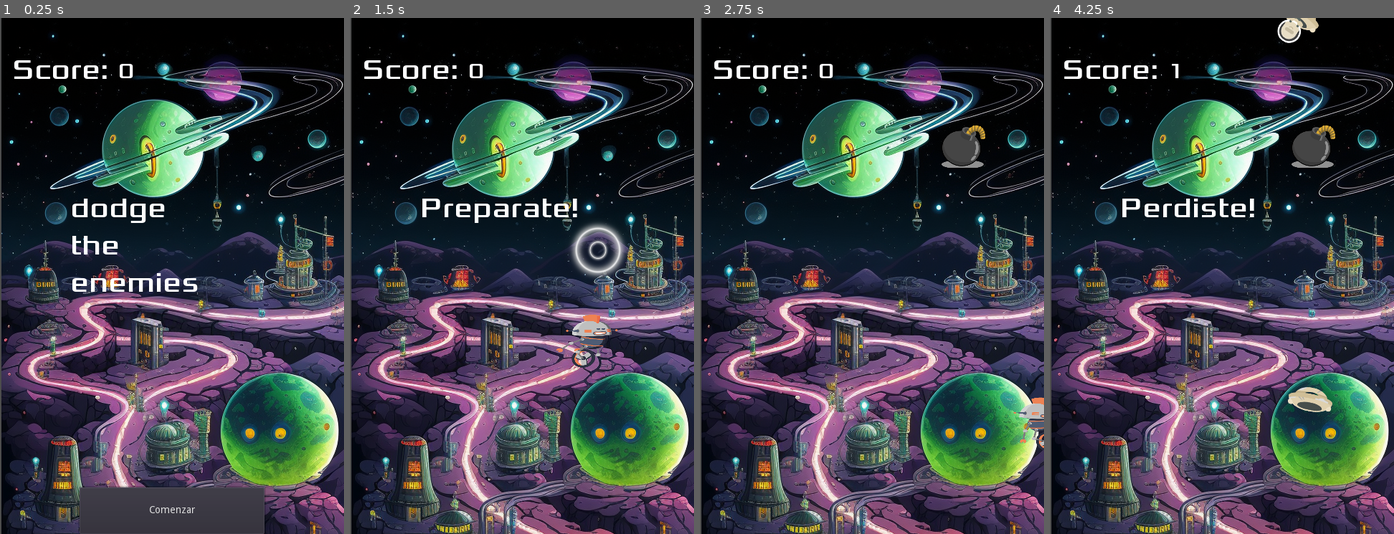
Above: before the commit, frames 1-4 (left to right).
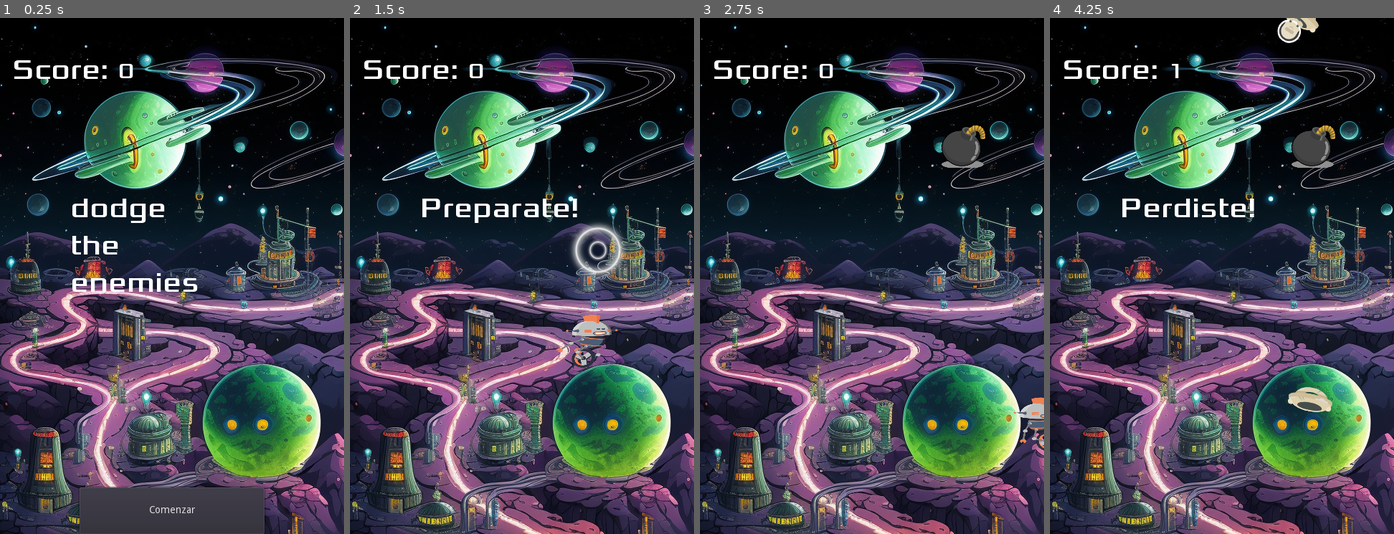
Above: after the commit, the same moments.

Repository: sebasval/game
Game: Godot game, scene res://Main.tscn
The game is run twice, just before and just after one commit, with the same random seed, the same clock (stepped at 60 frames per second) and the same inputs.
Inputs (mouse positions are in pixels of both pictures, inside the frame that each line leads up to):
- Up to frame 1 (0.25 s): no input
- Up to frame 2 (1.5 s): click "Comenzar" at 0.5 s; move the mouse to (597, 250) at 1.27 s; hold Right (move_right) from 1.28 s (still down); click (597, 250) at 1.42 s
- Up to frame 3 (2.75 s): release Right (move_right) at 2 s; drag from (803, 301) to (854, 379) at 2.02 s
- Up to frame 4 (4.25 s): move the mouse to (1256, 162) at 2.77 s; hold Right (move_right) 2.78-3.5 s; drag from (1204, 379) to (1118, 198) at 3.52 s

The runs differ from the first frame. In frame 1, 50% of the frame differs, in the area x 0-100%, y 0-100%; in frame 2, 53%; in frame 3, 53%; in frame 4, 53%.

Commit message:
change bullet and explotion design

Diff:
--- a/Bullet.tscn
+++ b/Bullet.tscn
@@ -1,19 +1,28 @@
-[gd_scene load_steps=6 format=2]
+[gd_scene load_steps=14 format=2]
 
-[ext_resource path="res://art/bullet2.png" type="Texture" id=1]
-[ext_resource path="res://art/bullet1.png" type="Texture" id=2]
+[ext_resource path="res://art/Missile_3_Flying_000.png" type="Texture" id=1]
+[ext_resource path="res://art/Missile_3_Flying_001.png" type="Texture" id=2]
 [ext_resource path="res://Bullet.gd" type="Script" id=3]
+[ext_resource path="res://art/Missile_3_Flying_002.png" type="Texture" id=4]
+[ext_resource path="res://art/Missile_3_Flying_003.png" type="Texture" id=5]
+[ext_resource path="res://art/Missile_3_Flying_004.png" type="Texture" id=6]
+[ext_resource path="res://art/Missile_3_Flying_006.png" type="Texture" id=7]
+[ext_resource path="res://art/Missile_3_Flying_005.png" type="Texture" id=8]
+[ext_resource path="res://art/Missile_3_Flying_009.png" type="Texture" id=9]
+[ext_resource path="res://art/Missile_3_Flying_007.png" type="Texture" id=10]
+[ext_resource path="res://art/Missile_3_Flying_008.png" type="Texture" id=11]
 
 [sub_resource type="SpriteFrames" id=1]
 animations = [ {
-"frames": [ ExtResource( 2 ), ExtResource( 1 ) ],
+"frames": [ ExtResource( 1 ), ExtResource( 2 ), ExtResource( 4 ), ExtResource( 5 ), ExtResource( 6 ), ExtResource( 8 ), ExtResource( 7 ), ExtResource( 10 ), ExtResource( 11 ), ExtResource( 9 ) ],
 "loop": true,
 "name": "default",
-"speed": 2.0
+"speed": 60.0
 } ]
 
-[sub_resource type="CircleShape2D" id=2]
-radius = 16.0
+[sub_resource type="SegmentShape2D" id=2]
+a = Vector2( 0, -122.949 )
+b = Vector2( 0, 43.9104 )
 
 [node name="Bullet" type="RigidBody2D"]
 collision_layer = 4
@@ -22,10 +31,11 @@
 
 [node name="AnimatedSprite" type="AnimatedSprite" parent="."]
 position = Vector2( 157, 94 )
-rotation = 1.5708
-scale = Vector2( 0.0932327, 0.0860855 )
+rotation = 3.14159
+scale = Vector2( 0.243108, 0.14608 )
 frames = SubResource( 1 )
 
 [node name="CollisionShape2D" type="CollisionShape2D" parent="."]
-position = Vector2( 157, 115 )
+position = Vector2( 157, 112 )
+scale = Vector2( 11.9999, 0.455473 )
 shape = SubResource( 2 )
--- a/Main.tscn
+++ b/Main.tscn
@@ -33,10 +33,10 @@
 bullet_scene = ExtResource( 17 )
 
 [node name="TextureRect" type="TextureRect" parent="."]
-margin_left = 2.0
-margin_top = -2.0
-margin_right = 1026.0
-margin_bottom = 1022.0
+margin_left = -23.0
+margin_top = -14.0
+margin_right = 1001.0
+margin_bottom = 1010.0
 texture = ExtResource( 5 )
 
 [node name="VirtualJoystick" type="Node2D" parent="."]
--- a/explosion.tscn
+++ b/explosion.tscn
@@ -1,28 +1,43 @@
-[gd_scene load_steps=18 format=2]
+[gd_scene load_steps=33 format=2]
 
-[ext_resource path="res://art/e_0008.png" type="Texture" id=1]
-[ext_resource path="res://art/e_0003.png" type="Texture" id=2]
-[ext_resource path="res://art/e_0009.png" type="Texture" id=3]
-[ext_resource path="res://art/e_0006.png" type="Texture" id=4]
-[ext_resource path="res://art/e_0002.png" type="Texture" id=5]
-[ext_resource path="res://art/e_0014.png" type="Texture" id=6]
+[ext_resource path="res://art/explotion/0003.png" type="Texture" id=1]
+[ext_resource path="res://art/explotion/0012.png" type="Texture" id=2]
+[ext_resource path="res://art/explotion/0019.png" type="Texture" id=3]
+[ext_resource path="res://art/explotion/0027.png" type="Texture" id=4]
+[ext_resource path="res://art/explotion/0010.png" type="Texture" id=5]
+[ext_resource path="res://art/explotion/0021.png" type="Texture" id=6]
 [ext_resource path="res://Explosion.gd" type="Script" id=7]
-[ext_resource path="res://art/e_0007.png" type="Texture" id=8]
-[ext_resource path="res://art/e_0010.png" type="Texture" id=9]
-[ext_resource path="res://art/e_0015.png" type="Texture" id=10]
-[ext_resource path="res://art/e_0004.png" type="Texture" id=11]
-[ext_resource path="res://art/e_0012.png" type="Texture" id=12]
-[ext_resource path="res://art/e_0011.png" type="Texture" id=13]
-[ext_resource path="res://art/e_0005.png" type="Texture" id=14]
-[ext_resource path="res://art/e_0013.png" type="Texture" id=15]
-[ext_resource path="res://art/e_0001.png" type="Texture" id=16]
+[ext_resource path="res://art/explotion/0013.png" type="Texture" id=8]
+[ext_resource path="res://art/explotion/0030.png" type="Texture" id=9]
+[ext_resource path="res://art/explotion/0028.png" type="Texture" id=10]
+[ext_resource path="res://art/explotion/0016.png" type="Texture" id=11]
+[ext_resource path="res://art/explotion/0023.png" type="Texture" id=12]
+[ext_resource path="res://art/explotion/0004.png" type="Texture" id=13]
+[ext_resource path="res://art/explotion/0024.png" type="Texture" id=14]
+[ext_resource path="res://art/explotion/0009.png" type="Texture" id=15]
+[ext_resource path="res://art/explotion/0020.png" type="Texture" id=16]
+[ext_resource path="res://art/explotion/0001.png" type="Texture" id=17]
+[ext_resource path="res://art/explotion/0026.png" type="Texture" id=18]
+[ext_resource path="res://art/explotion/0015.png" type="Texture" id=19]
+[ext_resource path="res://art/explotion/0029.png" type="Texture" id=20]
+[ext_resource path="res://art/explotion/0017.png" type="Texture" id=21]
+[ext_resource path="res://art/explotion/0014.png" type="Texture" id=22]
+[ext_resource path="res://art/explotion/0006.png" type="Texture" id=23]
+[ext_resource path="res://art/explotion/0005.png" type="Texture" id=24]
+[ext_resource path="res://art/explotion/0011.png" type="Texture" id=25]
+[ext_resource path="res://art/explotion/0002.png" type="Texture" id=26]
+[ext_resource path="res://art/explotion/0018.png" type="Texture" id=27]
+[ext_resource path="res://art/explotion/0025.png" type="Texture" id=28]
+[ext_resource path="res://art/explotion/0007.png" type="Texture" id=29]
+[ext_resource path="res://art/explotion/0022.png" type="Texture" id=30]
+[ext_resource path="res://art/explotion/0008.png" type="Texture" id=31]
 
 [sub_resource type="SpriteFrames" id=1]
 animations = [ {
-"frames": [ ExtResource( 16 ), ExtResource( 5 ), ExtResource( 2 ), ExtResource( 11 ), ExtResource( 14 ), ExtResource( 4 ), ExtResource( 8 ), ExtResource( 1 ), ExtResource( 3 ), ExtResource( 9 ), ExtResource( 13 ), ExtResource( 12 ), ExtResource( 15 ), ExtResource( 6 ), ExtResource( 10 ) ],
+"frames": [ ExtResource( 17 ), ExtResource( 26 ), ExtResource( 1 ), ExtResource( 13 ), ExtResource( 24 ), ExtResource( 23 ), ExtResource( 29 ), ExtResource( 31 ), ExtResource( 15 ), ExtResource( 5 ), ExtResource( 25 ), ExtResource( 2 ), ExtResource( 8 ), ExtResource( 22 ), ExtResource( 19 ), ExtResource( 11 ), ExtResource( 21 ), ExtResource( 27 ), ExtResource( 3 ), ExtResource( 16 ), ExtResource( 6 ), ExtResource( 30 ), ExtResource( 12 ), ExtResource( 14 ), ExtResource( 28 ), ExtResource( 18 ), ExtResource( 4 ), ExtResource( 10 ), ExtResource( 20 ), ExtResource( 9 ) ],
 "loop": true,
 "name": "Explosion",
-"speed": 25.0
+"speed": 3.0
 } ]
 
 [node name="Mob" type="RigidBody2D"]
@@ -35,11 +50,11 @@
 "_edit_group_": true
 }
 
+[node name="AudioStreamPlayer" type="AudioStreamPlayer" parent="."]
+
 [node name="AnimatedSprite" type="AnimatedSprite" parent="."]
-scale = Vector2( 0.3, 0.3 )
+scale = Vector2( 2.7, 3.22 )
 frames = SubResource( 1 )
 animation = "Explosion"
-frame = 3
+frame = 10
 playing = true
-
-[node name="AudioStreamPlayer" type="AudioStreamPlayer" parent="."]
Binary file added: art/Missile_3_Flying_000.png
Not shown, added: art/Missile_3_Flying_000.png.import
Binary file added: art/Missile_3_Flying_001.png
Not shown, added: art/Missile_3_Flying_001.png.import
Binary file added: art/Missile_3_Flying_002.png
Not shown, added: art/Missile_3_Flying_002.png.import
Binary file added: art/Missile_3_Flying_003.png
Not shown, added: art/Missile_3_Flying_003.png.import
Binary file added: art/Missile_3_Flying_004.png
Not shown, added: art/Missile_3_Flying_004.png.import
Binary file added: art/Missile_3_Flying_005.png
Not shown, added: art/Missile_3_Flying_005.png.import
(and 68 more such lines)
